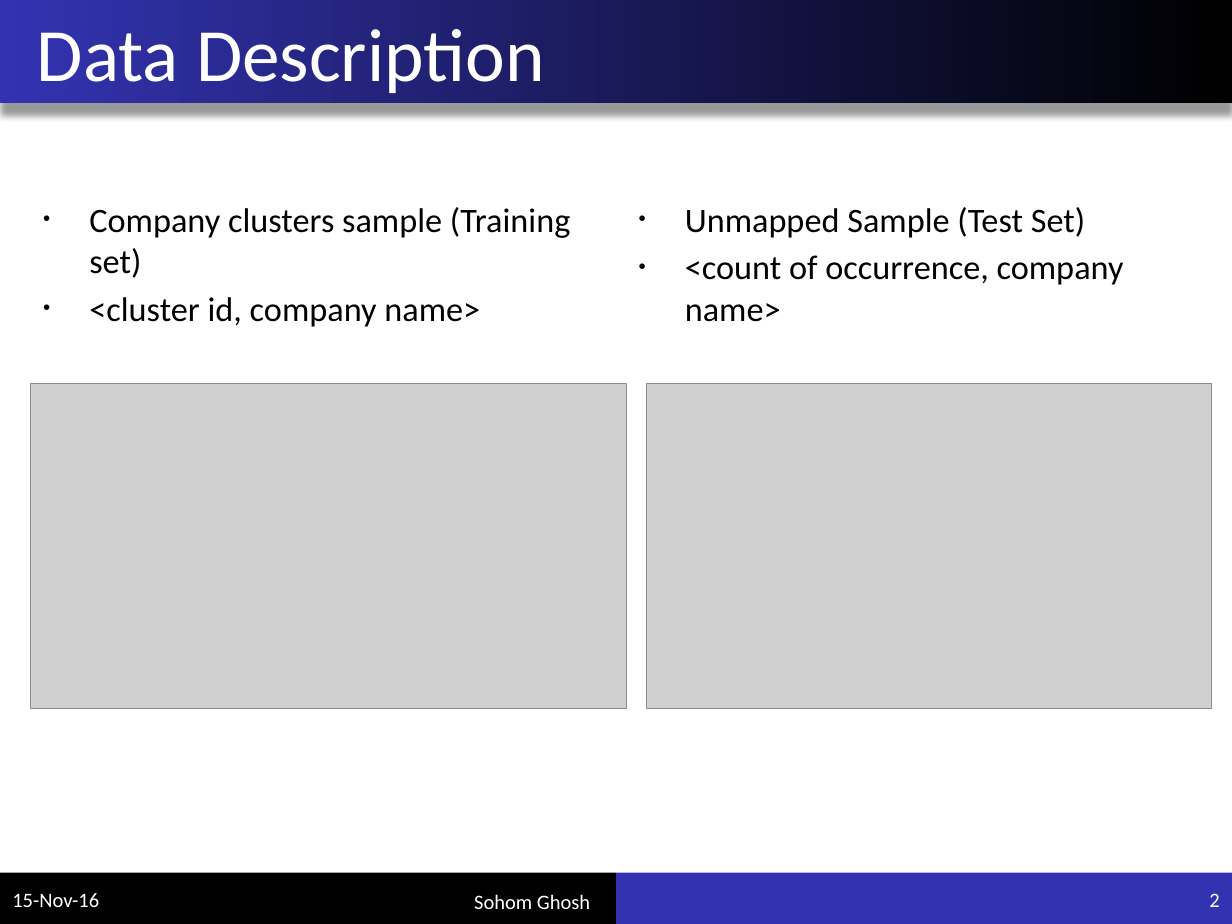
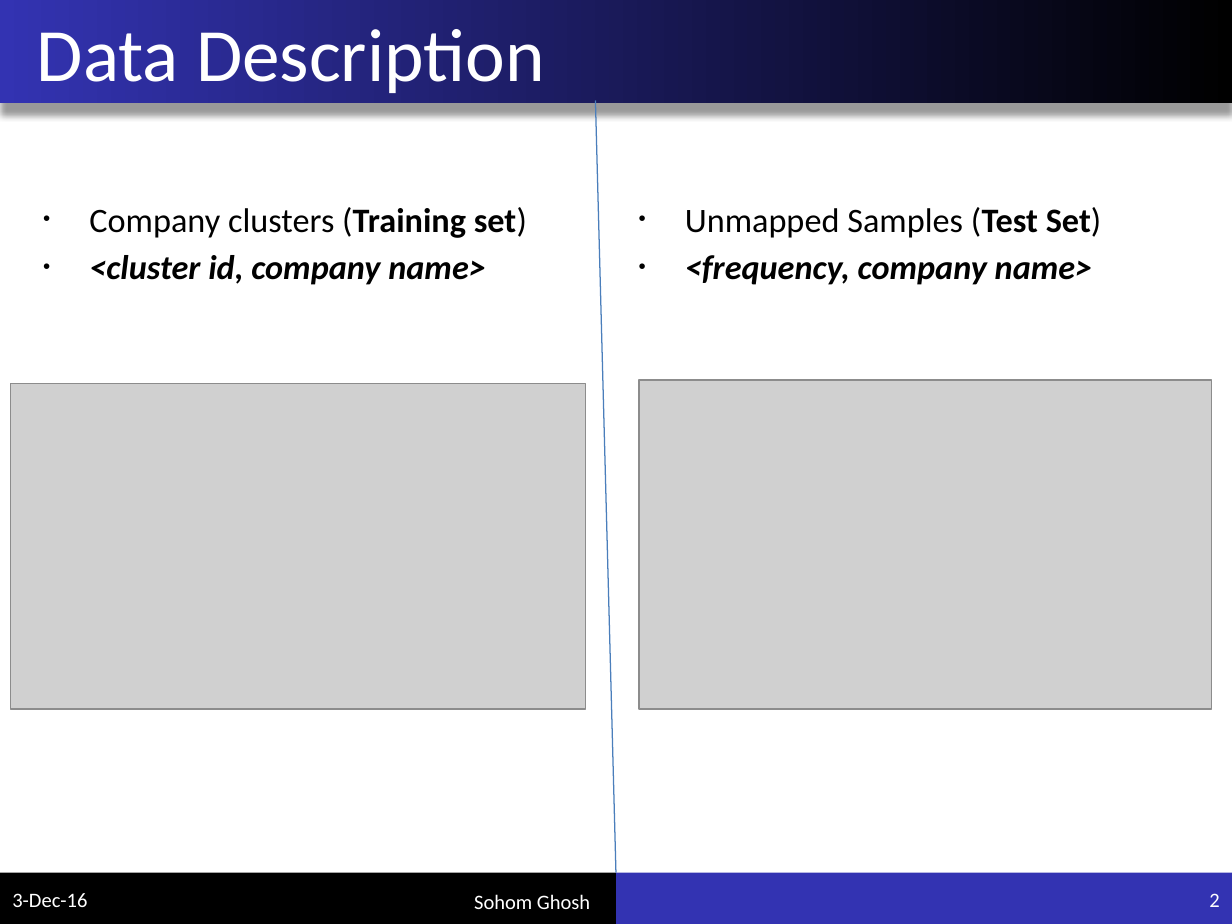
Before and after one commit to sohomghosh/company_clustering, a slide deck: slide 2 of presentation.pptx. Drawn at 1232x924 pixels with LibreOffice and Linux fonts; fonts in the diff are those of the drawing; grey boxes stand for pictures. Boxes give left, top, right and bottom in pixels: in the first picture for what was removed or moved away, otherwise in the second. Text is boxed around its words. In the diff, an @@ line names an element or a change of style, - is before the commit and + after.

```diff
--- a/presentation.pptx
+++ b/presentation.pptx
@@ line added from (595, 101) to (616, 872), #4B7EBC 0.75 pt @@
@@ text at (89,207,527,238): text changed @@
-• Company clusters sample (Training set)
+• Company clusters (Training set)
@@ text at (685,207,1102,285): text changed; bold on @@
-• Unmapped Sample (Test Set)
-• <count of occurrence, company name>
+• Unmapped Samples (Test Set)
+• <frequency, company name>
@@ text at (89,255,486,285): bold on, italic on in "<cluster id, company name>" @@
@@ picture: place and size @@
-picture at (31,383,626,708)
+picture at (10,383,585,708)
@@ picture: place and size @@
-picture at (647,383,1211,708)
+picture at (639,379,1212,708)
@@ text at (12,893,87,907): text changed @@
-15-Nov-16
+3-Dec-16
```
Also in this commit, not shown: 13 other slides changed, 1 slide added, 1 other file.
